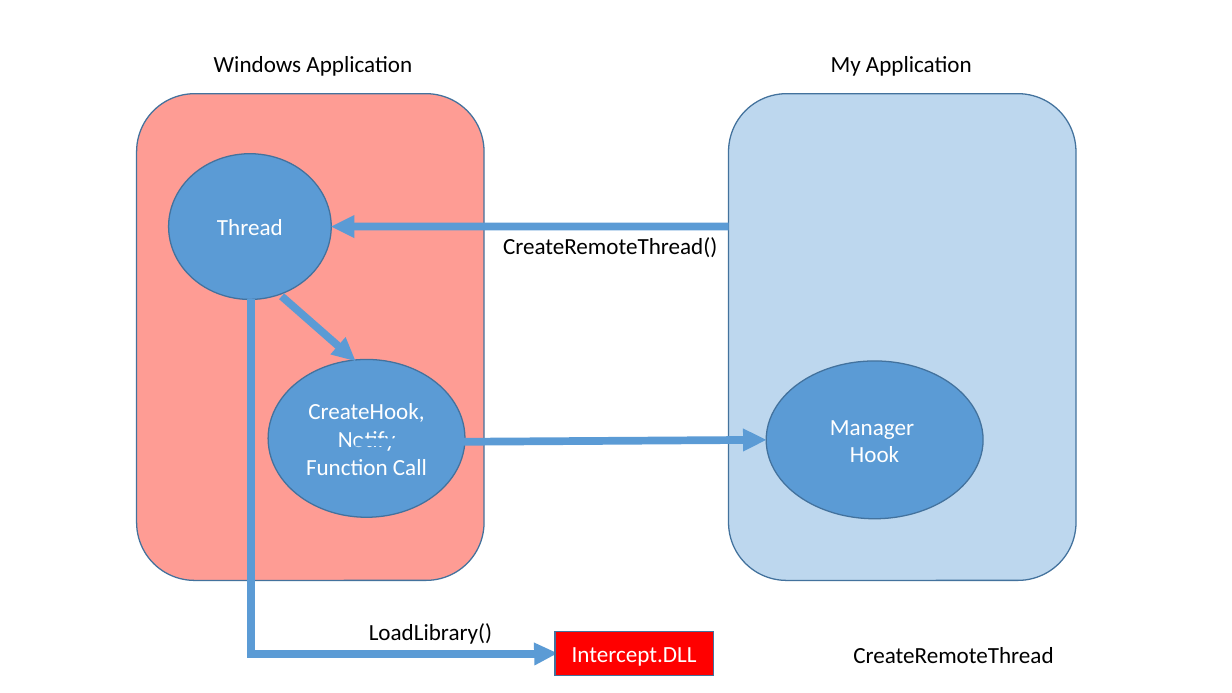
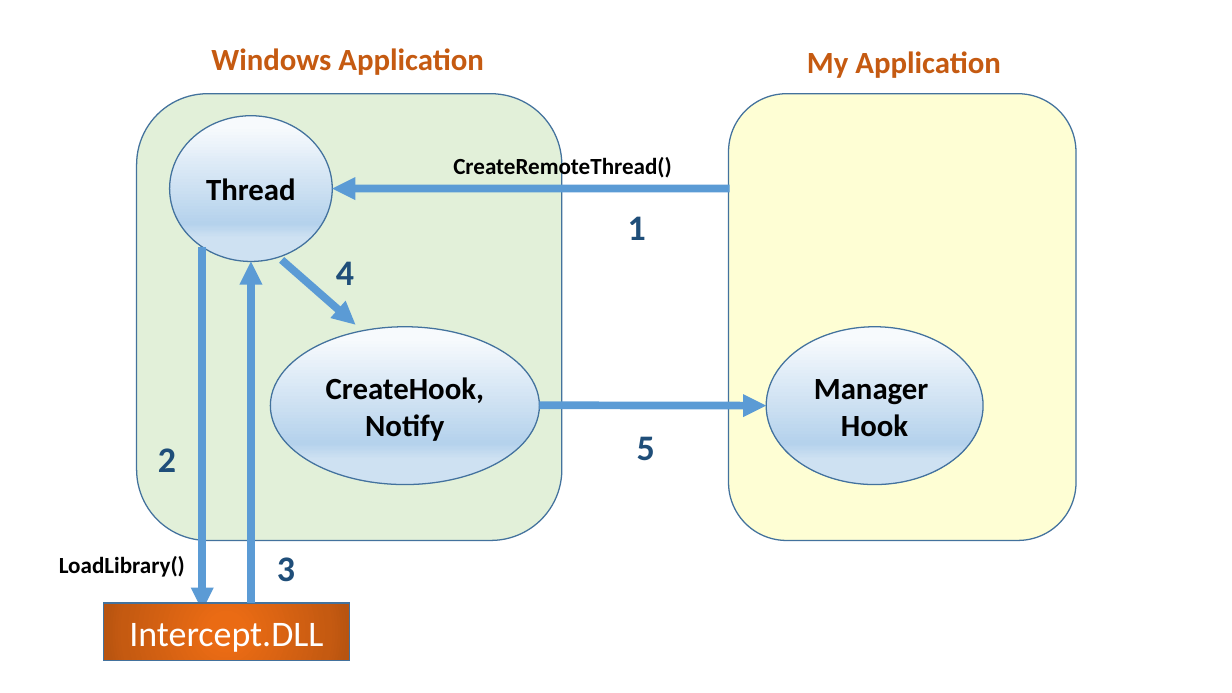
Before and after one commit to dotrungduchd/LUANVAN, a slide deck: slide 3 of Document/SODO.pptx. Drawn at 1232x693 pixels with LibreOffice and Linux fonts; fonts in the diff are those of the drawing. Boxes give left, top, right and bottom in pixels: in the first picture for what was removed or moved away, otherwise in the second. Text is boxed around its words. In the diff, an @@ line names an element or a change of style, - is before the commit and + after.

Commit message:
# Update LUANVAN.docx Decription, Inject, Intercept # UPdate SODO.pptx Inject, Intercept

```diff
--- a/Document/SODO.pptx
+++ b/Document/SODO.pptx
@@ text "Windows Application" at (211,48,483,75): size 18 to 24 pt, text colour #000000 to #C55A11, bold on @@
@@ text "Windows Application": place and size @@
-text "Windows Application" at (214,56,412,76)
+text "Windows Application" at (211,48,483,75)
@@ text "My Application": place and size @@
-text "My Application" at (831,56,972,76)
+text "My Application" at (807,51,1000,78)
@@ text "My Application" at (807,51,1000,78): size 18 to 24 pt, text colour #000000 to #C55A11, bold on @@
@@ rounded rectangle: place and size @@
-rounded rectangle at (137,93,484,580)
+rounded rectangle at (137,93,562,541)
@@ rounded rectangle at (137,93,562,541): fill #FE9C94 to #E2F0D9 @@
@@ ellipse "Thread" at (170,116,333,262): size 18 to 24 pt, text colour #FFFFFF to #000000, bold on; fill #5B9BD5 to gradient #F7FAFD to #B5D2EC to #CEE1F2 @@
@@ rounded rectangle: place and size @@
-rounded rectangle at (728,93,1076,580)
+rounded rectangle at (728,93,1076,541)
@@ rounded rectangle at (728,93,1076,541): fill #BDD7EE to #FEFED4 @@
@@ text "CreateRemoteThread()": place and size @@
-text "CreateRemoteThread()" at (503,237,717,257)
+text "CreateRemoteThread()" at (453,155,672,181)
@@ text "CreateRemoteThread()" at (453,155,672,181): bold on @@
@@ 2 ellipses, 2 arrows: place and size @@
-2 ellipses, 2 arrows at (168,153,983,519)
+2 ellipses, 2 arrows at (170,116,983,485)
@@ text added at (628,216,646,240), 28 pt, text #1F4E79, bold @@
+1
@@ elbow arrow moved from (251, 299) - (557, 653) to (202, 247) - (202, 611) @@
@@ elbow arrow added from (251, 604) to (251, 262), #5B9BD5 6 pt @@
@@ text added at (336,261,354,285), 28 pt, text #1F4E79, bold @@
+4
@@ ellipse "CreateHook, Notify": place and size @@
-ellipse "CreateHook, Notify" at (268,360,465,518)
+ellipse "CreateHook, Notify" at (271,327,540,485)
@@ ellipse "CreateHook, Notify" at (271,327,540,485): fill #5B9BD5 to gradient #F7FAFD to #B5D2EC to #CEE1F2 @@
@@ ellipse "Manager Hook" at (766,327,983,485): size 18 to 24 pt, text colour #FFFFFF to #000000, bold on; fill #5B9BD5 to gradient #F7FAFD to #B5D2EC to #CEE1F2 @@
@@ text in ellipse at (326,377,484,441): text changed; size 18 to 24 pt; text colour #FFFFFF to #000000; bold on @@
-CreateHook, Notify Function Call
+CreateHook, Notify
@@ arrow moved from (356, 443) - (766, 440) to (540, 406) - (766, 406) @@
@@ text added at (158,448,176,472), 28 pt, text #1F4E79, bold @@
+2
@@ text added at (637,436,655,461), 28 pt, text #1F4E79, bold @@
+5
@@ text "LoadLibrary()" at (59,556,185,577): bold on @@
@@ text "LoadLibrary()": place and size @@
-text "LoadLibrary()" at (369,623,492,644)
+text "LoadLibrary()" at (59,556,185,577)
@@ text added at (277,557,295,582), 28 pt, text #1F4E79, bold @@
+3
@@ rectangle "Intercept.DLL": place and size @@
-rectangle "Intercept.DLL" at (555,631,714,676)
+rectangle "Intercept.DLL" at (104,604,349,661)
@@ rectangle "Intercept.DLL" at (104,604,349,661): size 18 to 28 pt; fill #FF0000 to gradient #EA6B14 to #C55A11 to #B85410 @@
@@ text removed at (853,647,1053,663) @@
-CreateRemoteThread
```
Also in this commit, not shown: 2 other slides changed, 1 slide added, 1 other file.
